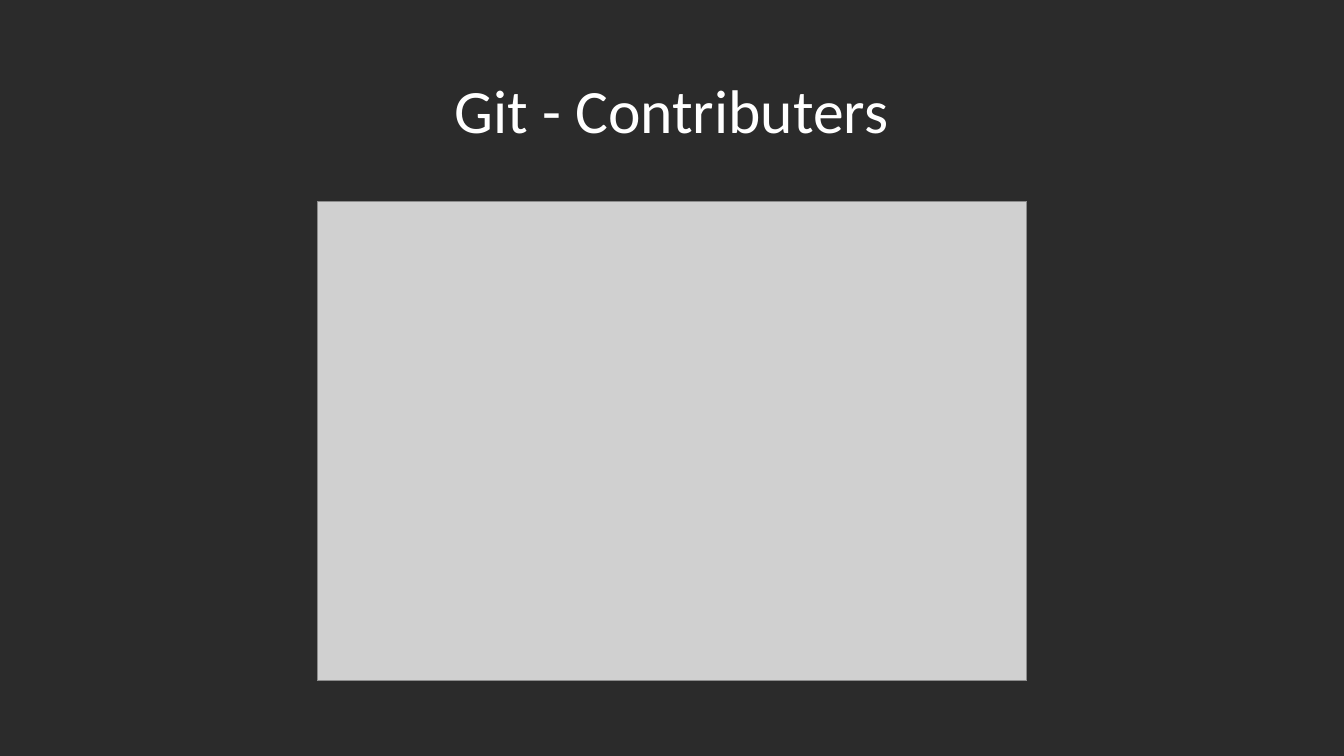
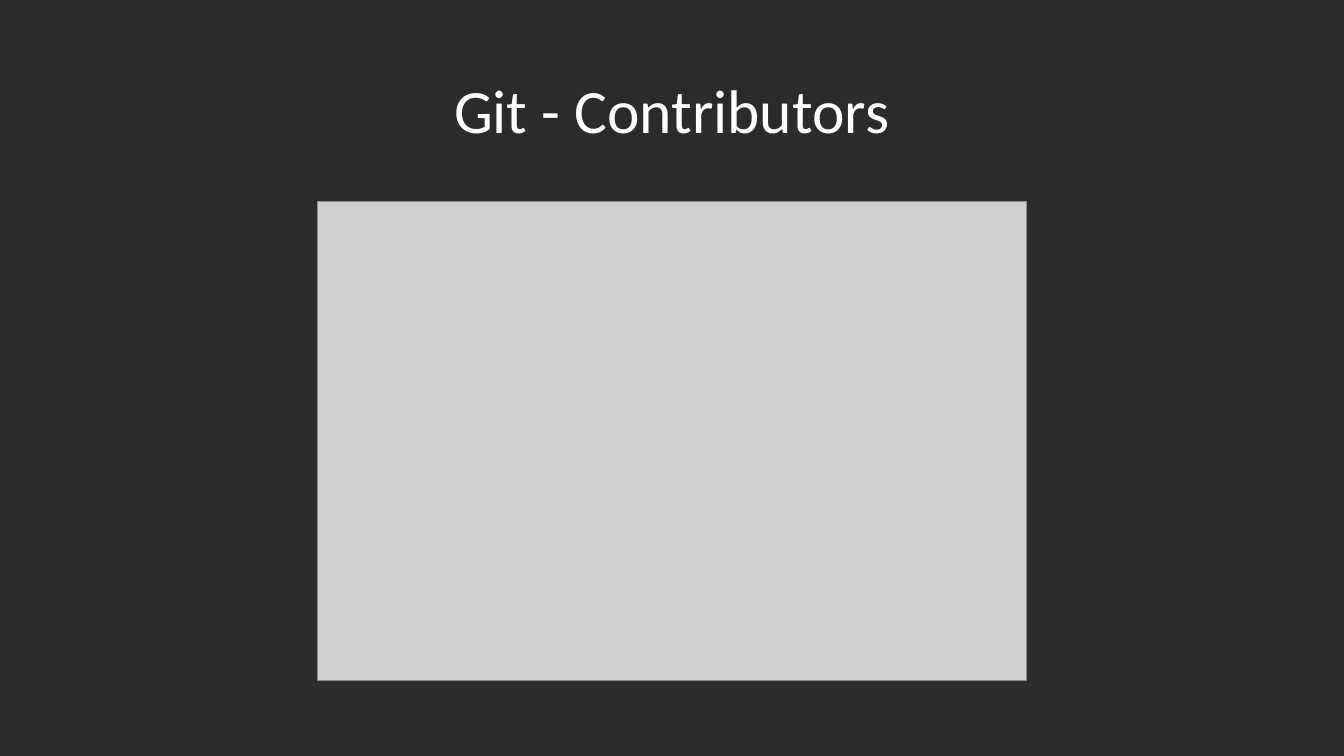
Before and after one commit to segidev/htwg.se.awol, a slide deck: slide 6 of Projektpräsentation SE.pptx. Drawn at 1344x756 pixels with LibreOffice and Linux fonts; fonts in the diff are those of the drawing; grey boxes stand for pictures; background and template pictures are left out; a plain dark background stands for a picture behind light text. Boxes give left, top, right and bottom in pixels: in the first picture for what was removed or moved away, otherwise in the second. Text is boxed around its words. In the diff, an @@ line names an element or a change of style, - is before the commit and + after.

```diff
--- a/Projektpräsentation SE.pptx
+++ b/Projektpräsentation SE.pptx
@@ title at bbox=[454, 90, 889, 134]: text changed @@
-Git - Contributers
+Git - Contributors
```
Also in this commit, not shown: 9 other slides changed, 3 slides added, 3 slides removed.
